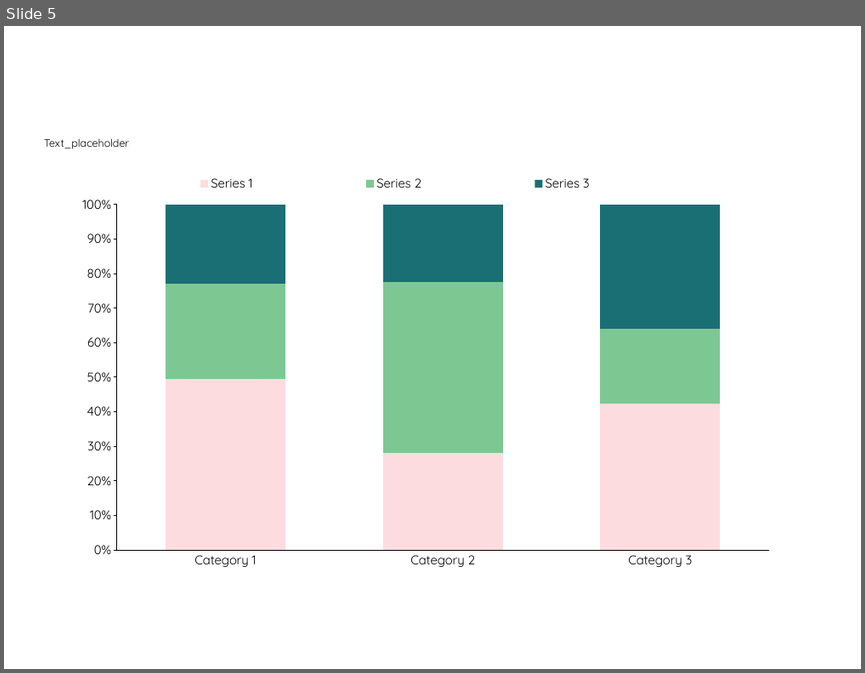
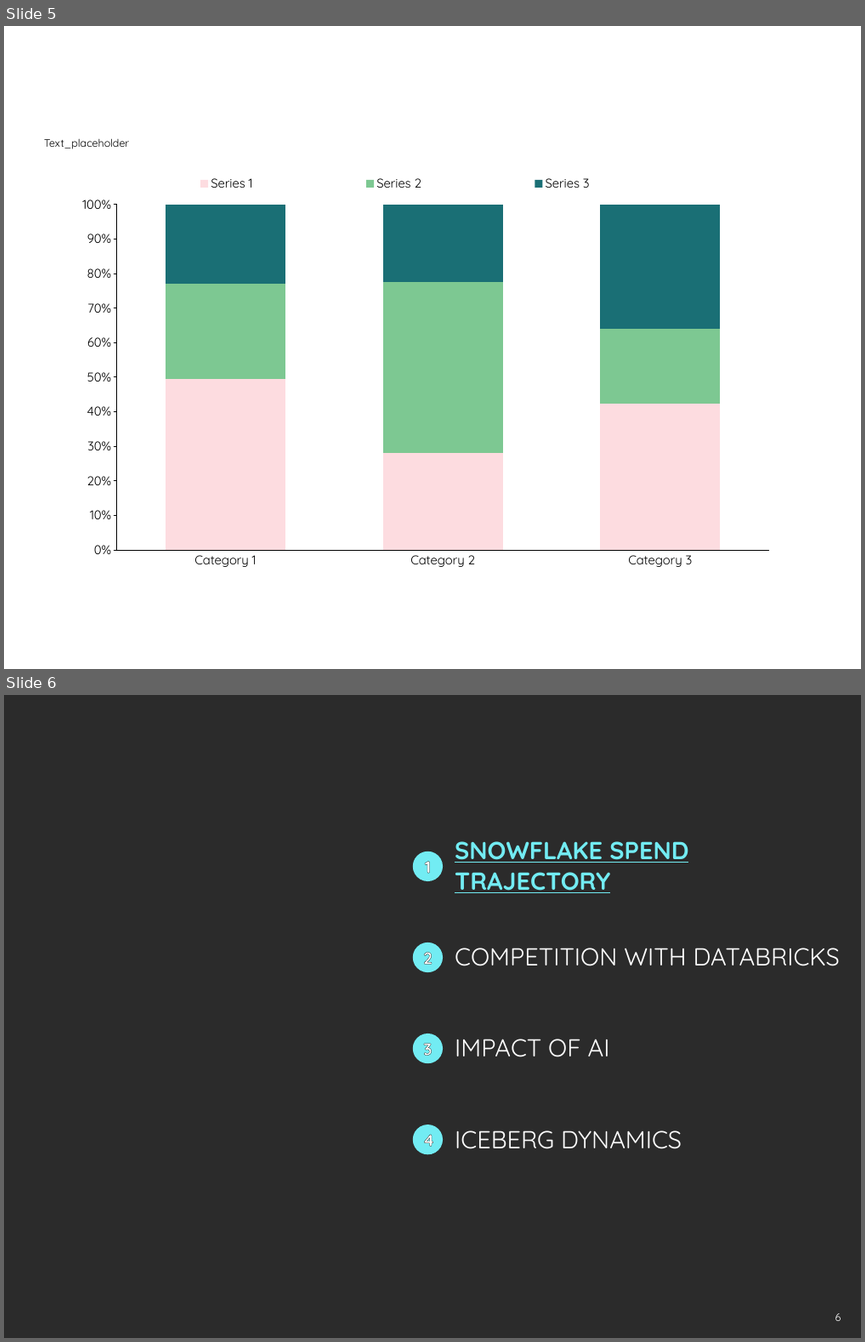
Before and after one commit to Duomi-Inc/powerpoint_api_demo, a slide deck: template_v3_4by3.pptx. Shown one above the other, each under a label of ours: slide 5 before the commit, slides 5 and 6 after it. The pictures are 865x673 and 865x1342 pixels, drawn with LibreOffice and Linux fonts; fonts in the diff are those of the drawing; background and template pictures are left out; a plain dark background stands for a picture behind light text. Boxes give left, top, right and bottom in pixels: in the first picture for what was removed or moved away, otherwise in the second. Text is boxed around its words. In the diff, an @@ line names an element or a change of style, - is before the commit and + after.

```diff
--- a/template_v3_4by3.pptx
+++ b/template_v3_4by3.pptx
@@ slide 6 added at <box>4,695,861,1338</box>, background picture (left out) @@
@@ table added at <box>451,820,852,1185</box>, 4 rows, 1 columns @@
+SNOWFLAKE SPEND TRAJECTORY
+COMPETITION WITH DATABRICKS
+IMPACT OF AI
+ICEBERG DYNAMICS
@@ ellipse added at <box>412,851,443,881</box>, fill #72ECF3, 21 pt, text #FFFFFF, bold @@
+1
@@ ellipse added at <box>412,942,443,973</box>, fill #72ECF3, 21 pt, text #FFFFFF, bold @@
+2
@@ ellipse added at <box>412,1033,443,1063</box>, fill #72ECF3, 21 pt, text #FFFFFF, bold @@
+3
@@ ellipse added at <box>412,1124,443,1155</box>, fill #72ECF3, 21 pt, text #FFFFFF, bold @@
+4
@@ page number added at <box>835,1313,841,1321</box>, 13.5 pt, text #FFFFFF @@
+6
```
Also in this commit, not shown: 8 other files.
